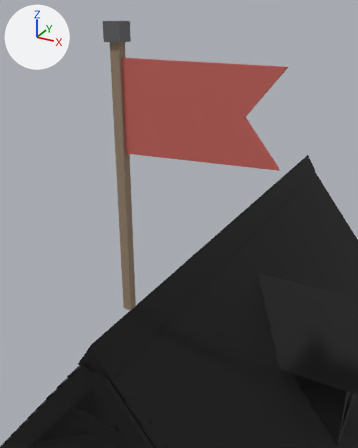
Two versions of the glTF model game/assets/modelle/gebaeude/neubau/wohnhaus_zwerg_s2_g3.glb, one commit apart.
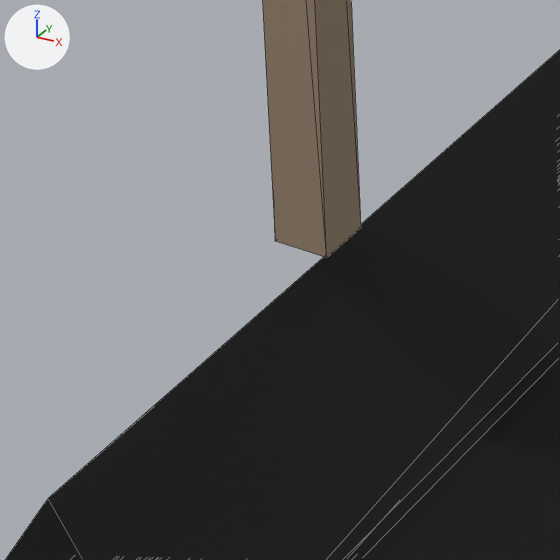
Each version is shown from a 50 mm camera at (1.802, -5.611, 11.727) aimed at (0.119, -2.549, 10.196), then close up on the part from 24% to 46% of the width and 61% to 79% of the height. Lighting does not change. The marker at upper left points along +X, +Y and +Z. The first two pictures are the older version. The close-ups show mesh edges as thin lines. Vertices at exactly the same position are counted once.

Names of what the first close-up shows: 'Dach', 'Fahne'.
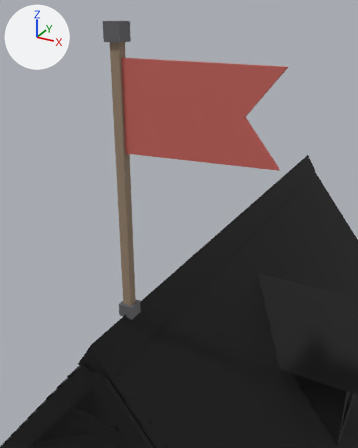
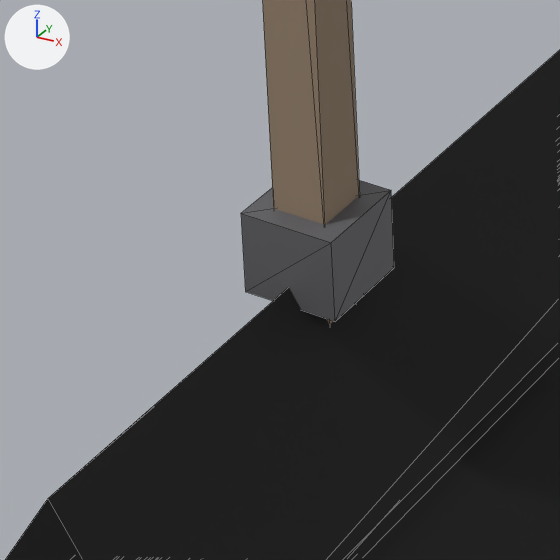
Pixel boxes (x1, y1, x2, y2) of what changed, in the close-ups (560 x 560 px):
```json
{"object": "Fahne", "change": "reshaped", "before": [263, 0, 361, 258], "after": [241, 0, 394, 325]}
{"part": 1, "of": "me_fahne", "change": "added", "after": [241, 180, 394, 321]}
```

The change, as JSON lines over the scene's bpy script:
```json
{"block": "me_fahne", "where": "# used by ob_fahne; location = (0.0, 0.0, 0.0)"}
{"op": "remove", "block": "me_fahne", "code": "me_fahne.from_pydata(...)  # 26 vertices, 36 faces; spans x -0.52..0.84, y -2.52..-2.38, z 9.21..11.63"}
{"op": "add", "block": "me_fahne", "code": "me_fahne.from_pydata(...)  # 38 vertices, 56 faces; spans x -0.52..0.84, y -2.52..-2.38, z 9.07..11.63"}
{"block": "me_fahne", "change": "me_fahne part 1: a new loose piece, a box spanning x -0.52..-0.38, y -2.52..-2.38, z 9.14..9.26, in mat_eisen (dark grey #616165)"}
{"block": "me_fahne", "change": "other edits to the shape of me_fahne do not show in these pictures"}
```
